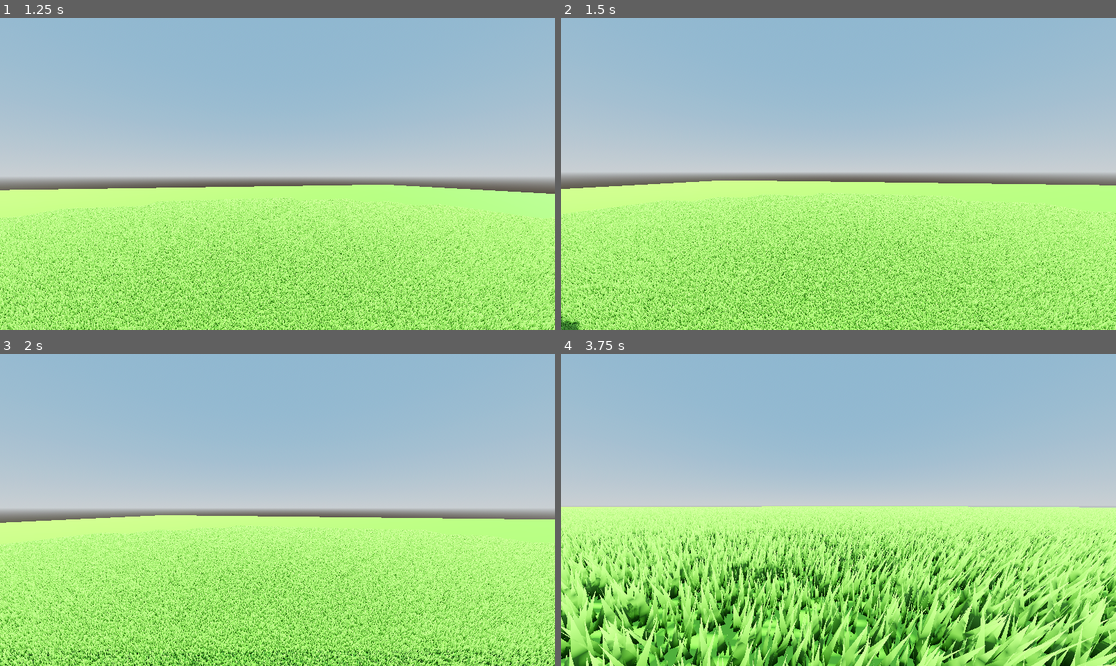
Above: before the commit, frames 1-4 (two rows, left to right).
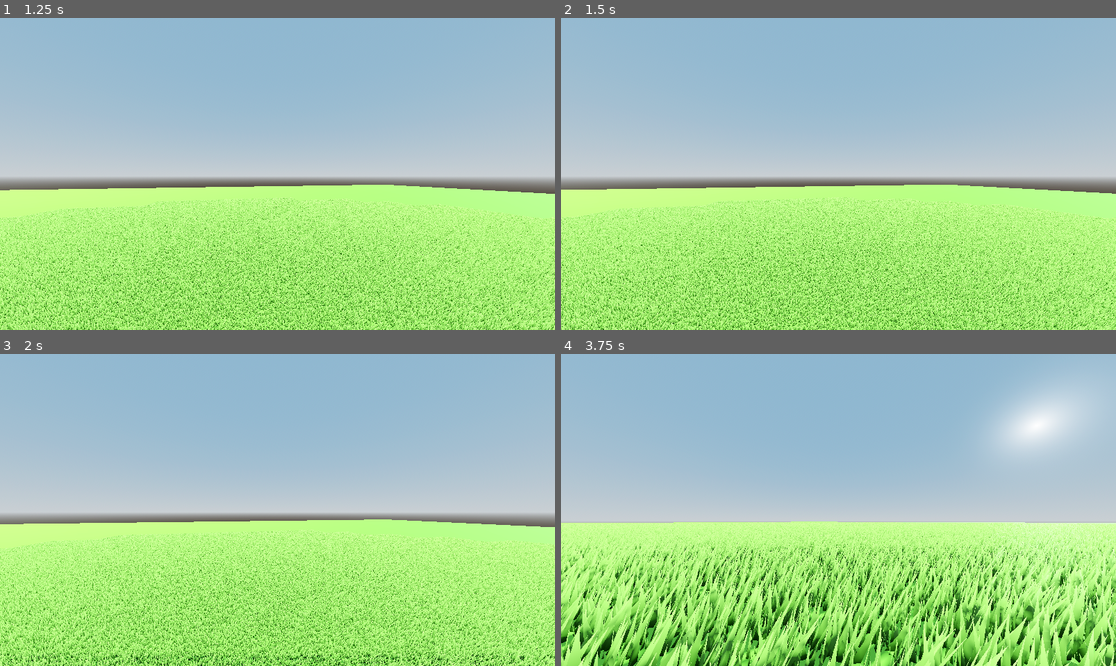
Above: after the commit, the same moments.

Repository: LordDeatHunter/SurvTest
Game: Godot game, scene res://scenes/main.tscn
Two runs of this game, one before a commit and one after it. Both use one fixed random seed, a clock stepped at 60 frames per second and the inputs below.
Inputs (mouse positions are in pixels of both pictures, inside the frame that each line leads up to):
- Up to frame 1 (1.25 s): tap Enter at 0.5 s; move the mouse to (305, 174) at 0.52 s; hold W (move_forward) from 0.53 s (still down); tap Tab at 0.6 s; tap Space (jump) at 0.77 s
- Up to frame 2 (1.5 s): keep holding W (move_forward); move the mouse to (810, 174) at 1.27 s; tap Shift (crouch) at 1.35 s
- Up to frame 3 (2 s): keep holding W (move_forward); tap Space (jump) at 1.52 s; tap Tab at 1.55 s
- Up to frame 4 (3.75 s): keep holding W (move_forward); move the mouse to (849, 503) at 2.02 s; tap Ctrl (sprint) at 2.1 s; tap Tab at 2.3, 2.85, 3.6 s; move the mouse to (832, 516) at 2.77 s; tap Space (jump) at 3.02 s; move the mouse to (877, 513) at 3.52 s

Frame 1 is identical in both runs. In frame 2, 29% of the frame differs, in the area x 0-100%, y 49-100%; in frame 3, 29%; in frame 4, 40%, in the area x 0-100%, y 9-100%.

Commit message:
Add mouse capture toggle on TAB

Diff:
--- a/scenes/actors/player.gd
+++ b/scenes/actors/player.gd
@@ -46,8 +46,16 @@
 	Input.set_mouse_mode(Input.MOUSE_MODE_CAPTURED)
 
 
+func _input(event):
+	if event is InputEventKey and event.is_pressed() and event.keycode == KEY_TAB:
+		if Input.get_mouse_mode() == Input.MOUSE_MODE_CAPTURED:
+			Input.set_mouse_mode(Input.MOUSE_MODE_VISIBLE)
+		else:
+			Input.set_mouse_mode(Input.MOUSE_MODE_CAPTURED)
+
+
 func _unhandled_input(event):
-	if event is InputEventMouseMotion:
+	if event is InputEventMouseMotion and Input.get_mouse_mode() == Input.MOUSE_MODE_CAPTURED:
 		head.rotate_y(-event.relative.x * SENSITIVITY)
 		camera.rotate_x(-event.relative.y * SENSITIVITY)
 		camera.rotation.x = clamp(camera.rotation.x, deg_to_rad(-90), deg_to_rad(90))
